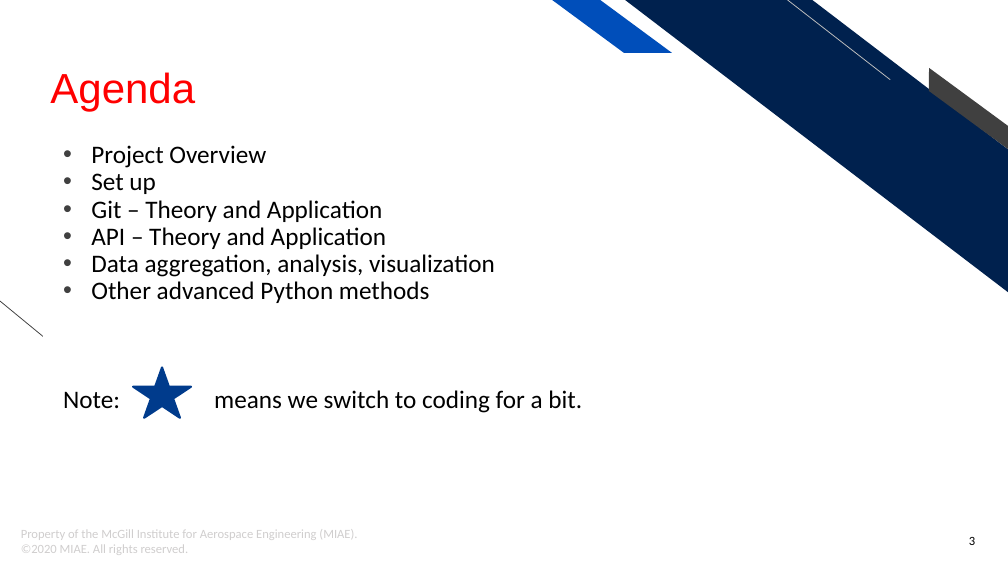
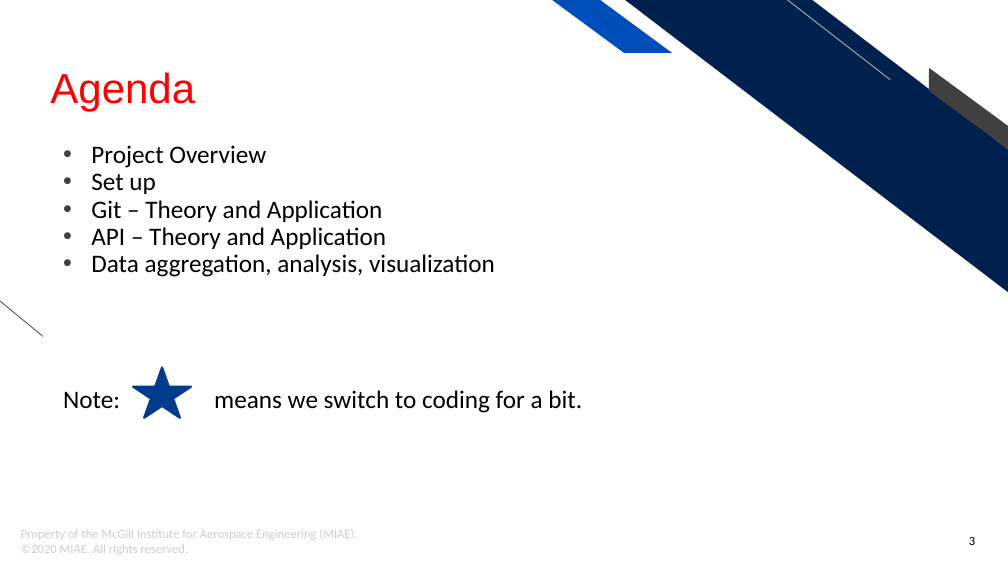
Before and after one commit to mowglu/MIAE-Python, a slide deck: slide 3 of Python Tutorial - MIAE.pptx. Drawn at 1008x567 pixels with LibreOffice and Linux fonts; fonts in the diff are those of the drawing; background and template pictures are left out. Boxes give left, top, right and bottom in pixels: in the first picture for what was removed or moved away, otherwise in the second. Text is boxed around its words. In the diff, an @@ line names an element or a change of style, - is before the commit and + after.

```diff
--- a/Python Tutorial - MIAE.pptx
+++ b/Python Tutorial - MIAE.pptx
@@ text at (91, 281, 430, 303): paragraph removed @@
-• Other advanced Python methods
```
Also in this commit, not shown: 6 other slides changed, 3 slides added, 1 slide removed.
